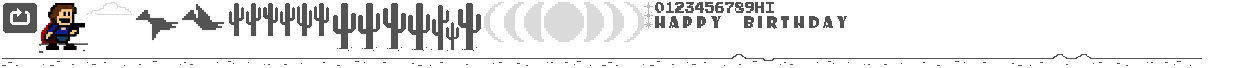
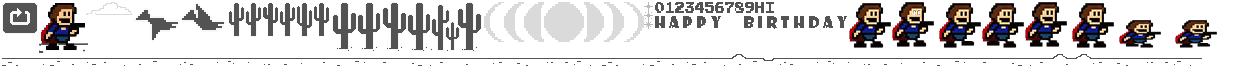
Comparing the layer stacks of the two 1233 x 68 images. Changes:
showed "图层 9" over left=1175, top=20, right=1217, bottom=48
showed "图层 7" over left=1119, top=20, right=1161, bottom=48
showed "图层 6" over left=1072, top=3, right=1114, bottom=48
showed "图层 5" over left=1025, top=2, right=1067, bottom=47
showed "图层 4" over left=982, top=3, right=1024, bottom=48
showed "图层 3" over left=939, top=3, right=981, bottom=48
showed "图层 2" over left=892, top=2, right=934, bottom=47
showed "100-error-offline-noLine 拷贝 2" over left=849, top=3, right=891, bottom=48
